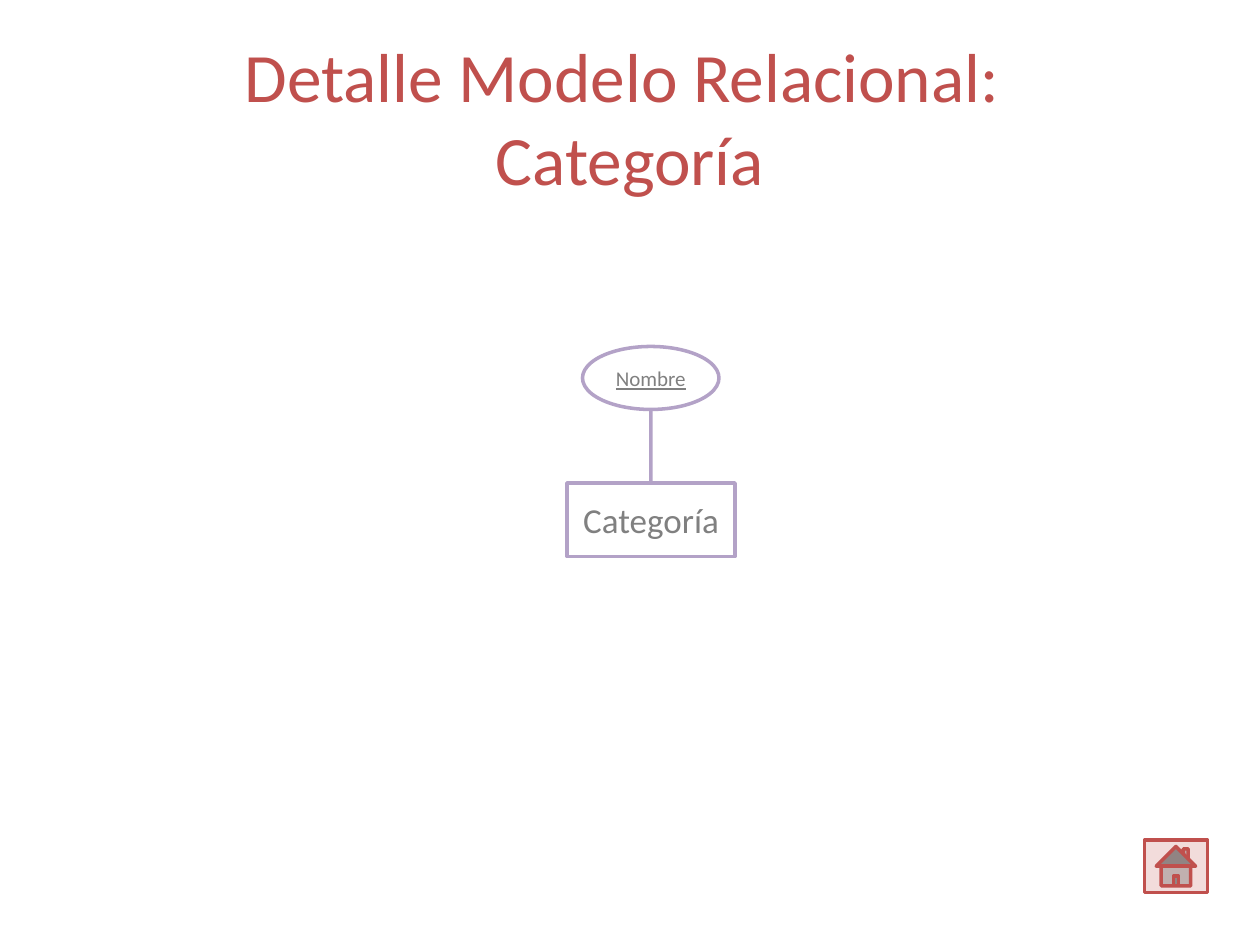
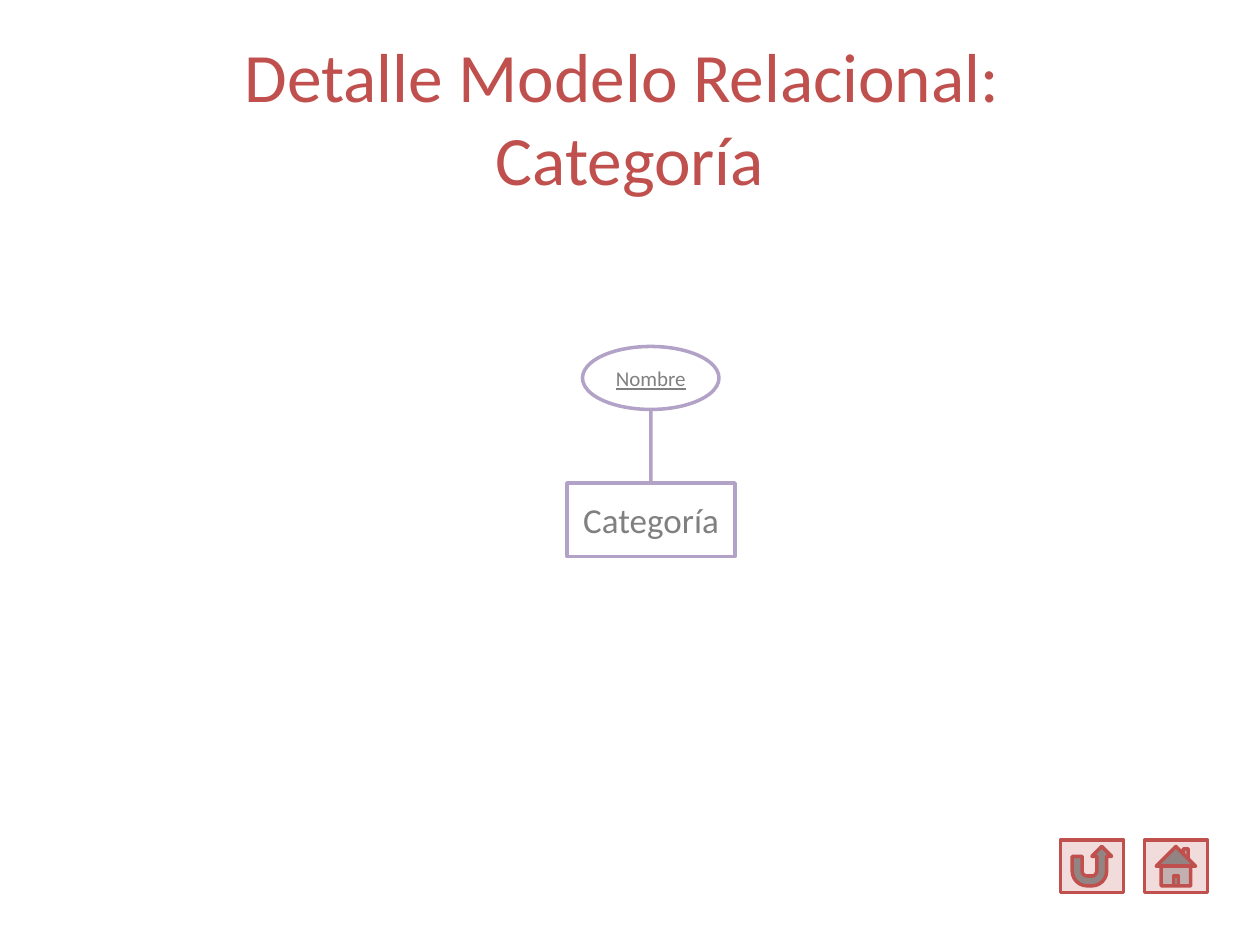
Before and after one commit to Ariel-Perez/Spot-It, a slide deck: slide 8 of Diseño/Spot it - Documento de Diseño.pptx (slide 9 before the commit). Drawn at 1260x945 pixels with LibreOffice and Linux fonts; fonts in the diff are those of the drawing. Boxes give left, top, right and bottom in pixels: in the first picture for what was removed or moved away, otherwise in the second. Text is boxed around its words. In the diff, an @@ line names an element or a change of style, - is before the commit and + after.

```diff
--- a/Diseño/Spot it - Documento de Diseño.pptx
+++ b/Diseño/Spot it - Documento de Diseño.pptx
@@ action button return added at (1061,840,1124,893), fill #F2DCDB, outline #C0504D 2 pt @@
```
Also in this commit, not shown: 8 other slides changed, 8 slides added.
